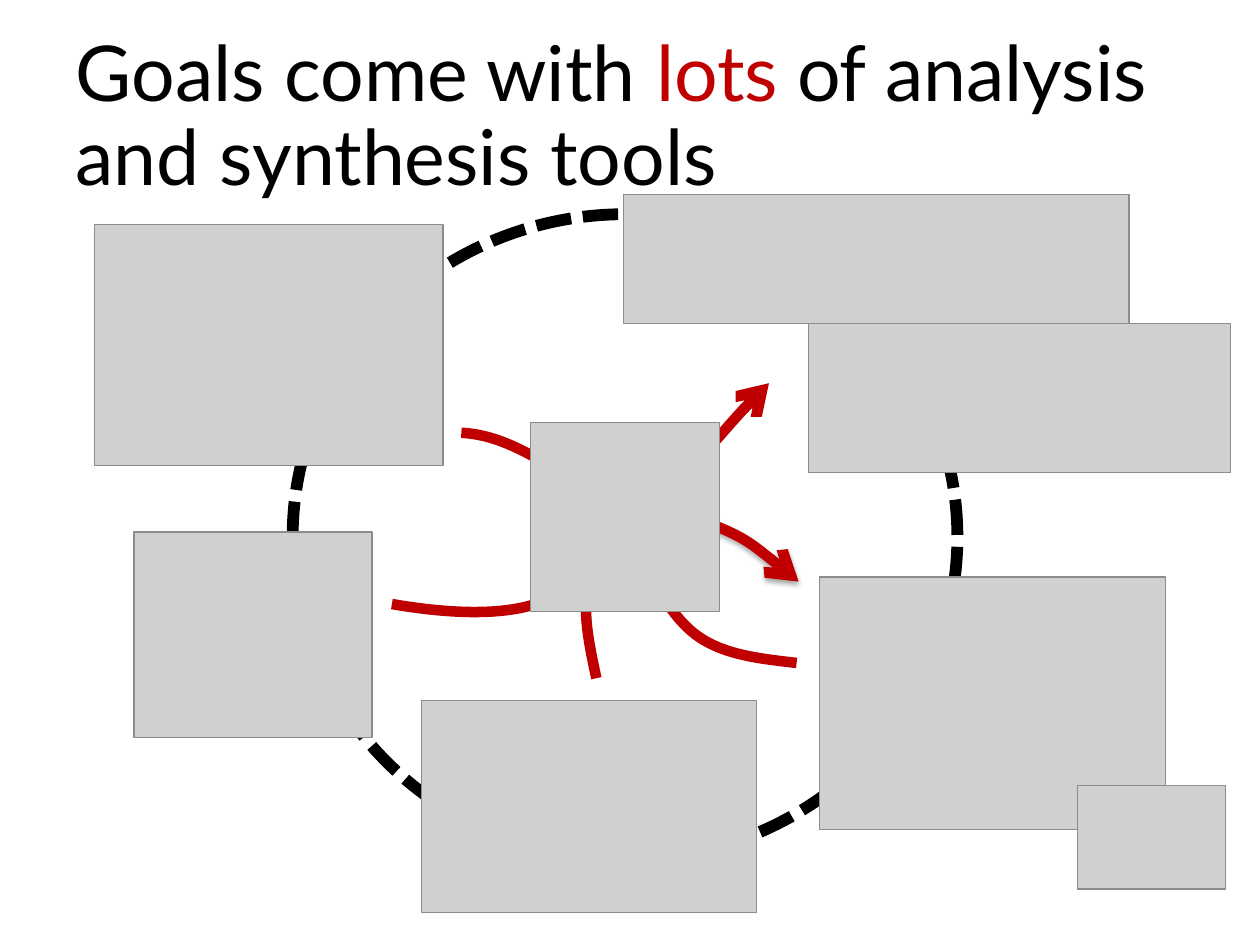
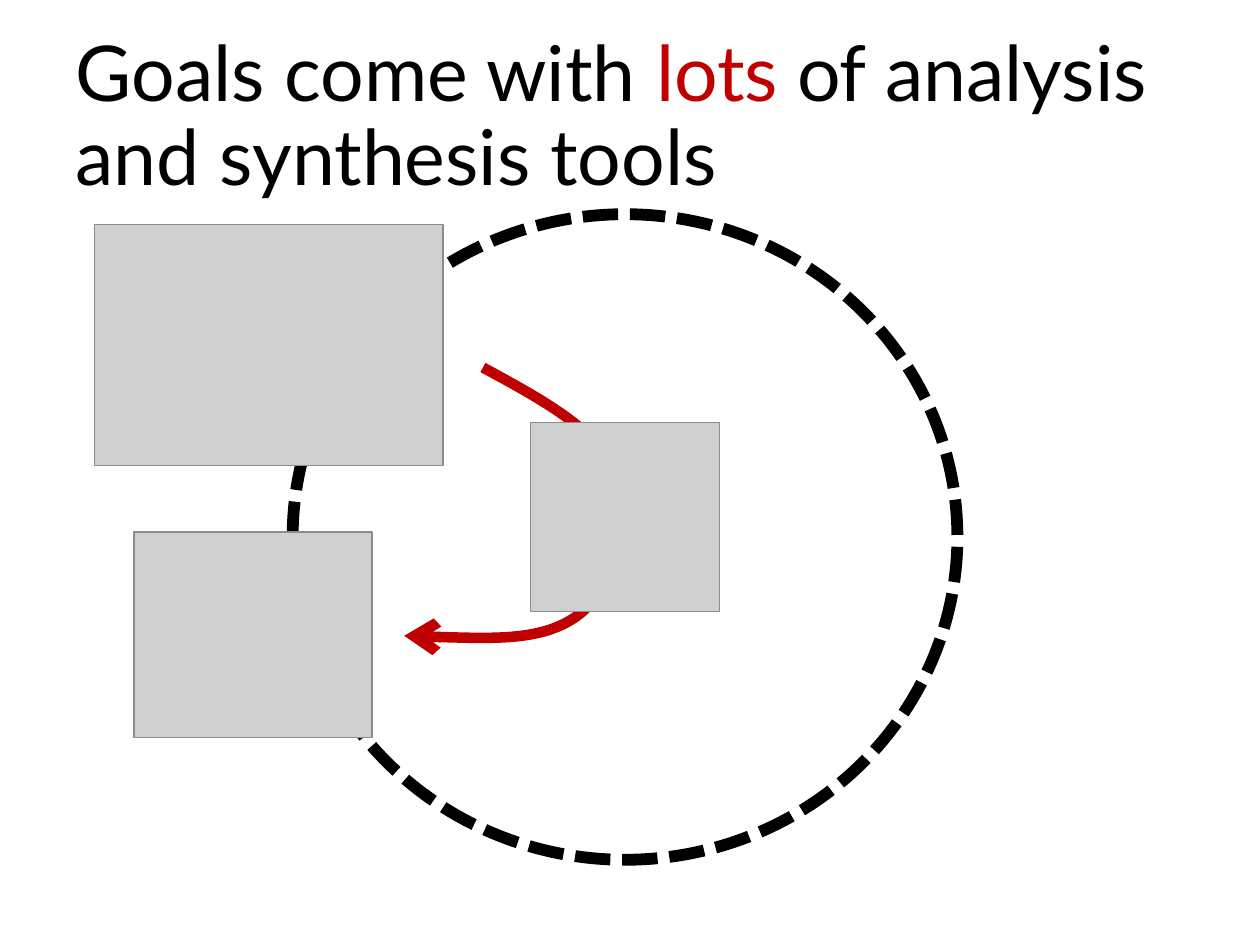
Before and after one commit to blambeau/phd, a slide deck: slide 53 of public-defense/slides.pptx. Drawn at 1260x945 pixels with LibreOffice and Linux fonts; fonts in the diff are those of the drawing; grey boxes stand for pictures. Boxes give left, top, right and bottom in pixels: in the first picture for what was removed or moved away, otherwise in the second. Text is boxed around its words. In the diff, an @@ line names an element or a change of style, - is before the commit and + after.

```diff
--- a/public-defense/slides.pptx
+++ b/public-defense/slides.pptx
@@ picture removed at (x1=624, y1=195, x2=1129, y2=324) @@
@@ picture removed at (x1=809, y1=324, x2=1231, y2=472) @@
@@ freeform shape at (x1=404, y1=368, x2=631, y2=641): rotation 221 to 0 degrees; outline redrawn @@
@@ freeform shape removed at (x1=461, y1=383, x2=769, y2=503) @@
@@ freeform shape removed at (x1=581, y1=488, x2=662, y2=678) @@
@@ freeform shape removed at (x1=634, y1=513, x2=799, y2=582) @@
@@ freeform shape removed at (x1=611, y1=541, x2=817, y2=678) @@
@@ picture removed at (x1=820, y1=577, x2=1166, y2=829) @@
@@ picture removed at (x1=422, y1=701, x2=757, y2=912) @@
@@ picture removed at (x1=1077, y1=785, x2=1225, y2=888) @@
```
Also in this commit, not shown: 1 other slide changed, 4 slides added.
